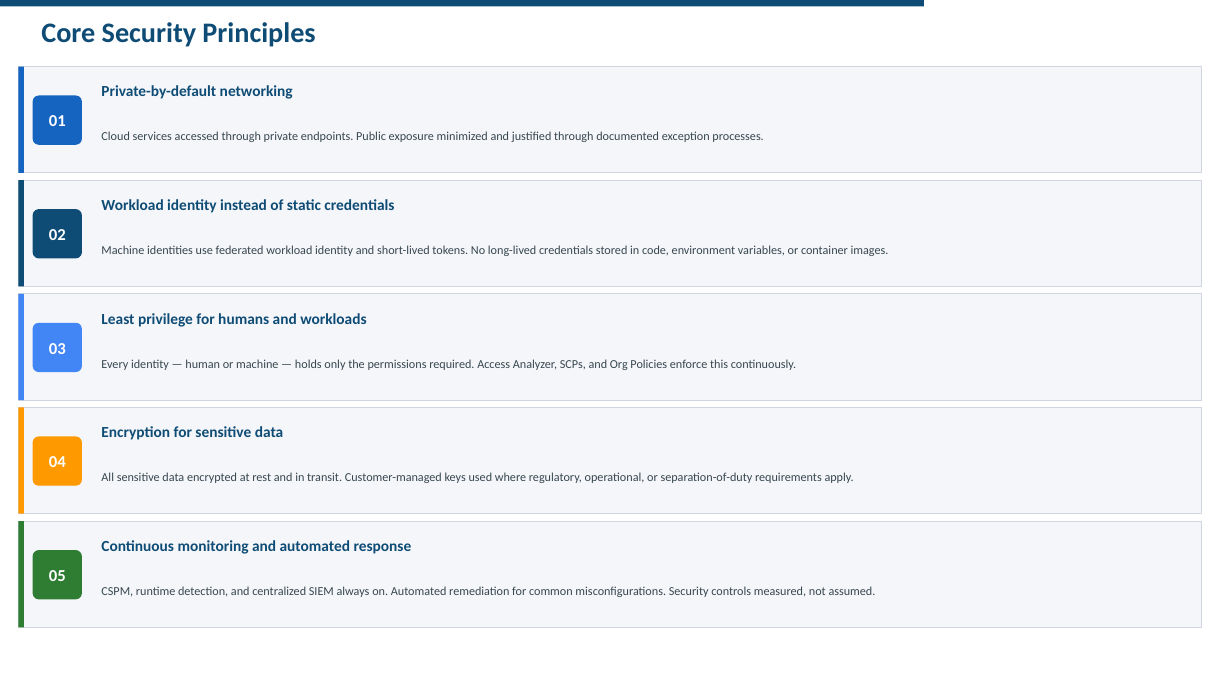
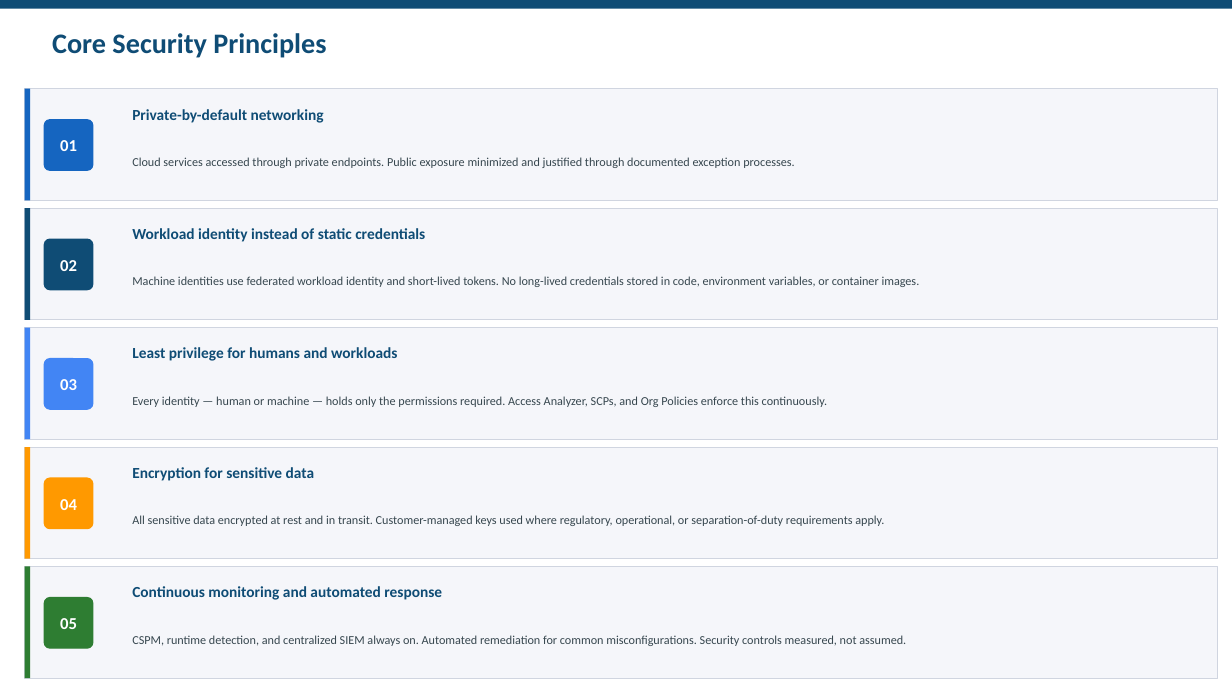
Before and after one commit to eransh10/Security-Architecture-Guidelines-Best-Practices, a slide deck: slide 5 of Cloud/cloud_security_architecture_deck.pptx. Drawn at 1232x693 pixels with LibreOffice and Linux fonts; fonts in the diff are those of the drawing. Boxes give left, top, right and bottom in pixels: in the first picture for what was removed or moved away, otherwise in the second. Text is boxed around its words. In the diff, an @@ line names an element or a change of style, - is before the commit and + after.

Commit message:
sync cloud deck: 45-slide expanded version (Advanced Security Domains)

```diff
--- a/Cloud/cloud_security_architecture_deck.pptx
+++ b/Cloud/cloud_security_architecture_deck.pptx
@@ rectangle: place and size @@
-rectangle at box(0, 0, 924, 6)
+rectangle at box(0, 0, 1232, 8)
@@ text "Core Security Principles": place and size @@
-text "Core Security Principles" at box(41, 22, 315, 47)
+text "Core Security Principles" at box(52, 33, 326, 58)
@@ rectangle: place and size @@
-rectangle at box(18, 67, 1202, 173)
+rectangle at box(25, 89, 1218, 201)
@@ rectangle: place and size @@
-rectangle at box(18, 67, 24, 173)
+rectangle at box(25, 89, 30, 201)
@@ text "Private-by-default networking": place and size @@
-text "Private-by-default networking" at box(101, 85, 293, 99)
+text "Private-by-default networking" at box(132, 109, 324, 123)
@@ text "01": place and size @@
-text "01" at box(49, 115, 66, 126)
+text "01" at box(60, 140, 77, 151)
@@ rounded rectangle: place and size @@
-rounded rectangle at box(33, 96, 81, 144)
+rounded rectangle at box(44, 120, 92, 171)
@@ text "Cloud services accessed through private ...": place and size @@
-text "Cloud services accessed through private ..." at box(101, 131, 763, 142)
+text "Cloud services accessed through private ..." at box(132, 157, 794, 168)
@@ rectangle: place and size @@
-rectangle at box(18, 180, 1202, 287)
+rectangle at box(25, 208, 1218, 320)
@@ rectangle: place and size @@
-rectangle at box(18, 180, 24, 287)
+rectangle at box(25, 208, 30, 320)
@@ text "02": place and size @@
-text "02" at box(49, 229, 66, 240)
+text "02" at box(60, 260, 77, 271)
@@ rounded rectangle: place and size @@
-rounded rectangle at box(33, 210, 81, 258)
+rounded rectangle at box(44, 239, 92, 290)
@@ text "Workload identity instead of static ...": place and size @@
-text "Workload identity instead of static ..." at box(101, 199, 394, 213)
+text "Workload identity instead of static ..." at box(132, 228, 425, 242)
@@ text "Machine identities use federated workload ...": place and size @@
-text "Machine identities use federated workload ..." at box(101, 245, 889, 256)
+text "Machine identities use federated workload ..." at box(132, 276, 920, 287)
@@ rectangle: place and size @@
-rectangle at box(18, 294, 1202, 400)
+rectangle at box(25, 328, 1218, 440)
@@ rectangle: place and size @@
-rectangle at box(18, 294, 24, 400)
+rectangle at box(25, 328, 30, 440)
@@ text "03": place and size @@
-text "03" at box(49, 343, 66, 354)
+text "03" at box(60, 379, 77, 390)
@@ rounded rectangle: place and size @@
-rounded rectangle at box(33, 323, 81, 372)
+rounded rectangle at box(44, 359, 92, 409)
@@ text "Least privilege for humans and ...": place and size @@
-text "Least privilege for humans and ..." at box(101, 313, 366, 327)
+text "Least privilege for humans and ..." at box(132, 347, 397, 361)
@@ text "Every identity — human or ...": place and size @@
-text "Every identity — human or ..." at box(101, 359, 796, 370)
+text "Every identity — human or ..." at box(132, 396, 827, 407)
@@ rectangle: place and size @@
-rectangle at box(18, 408, 1202, 514)
+rectangle at box(25, 447, 1218, 559)
@@ rectangle: place and size @@
-rectangle at box(18, 408, 24, 514)
+rectangle at box(25, 447, 30, 559)
@@ text "04": place and size @@
-text "04" at box(49, 456, 66, 467)
+text "04" at box(60, 499, 77, 510)
@@ rounded rectangle: place and size @@
-rounded rectangle at box(33, 437, 81, 485)
+rounded rectangle at box(44, 478, 92, 529)
@@ text "Encryption for sensitive data": place and size @@
-text "Encryption for sensitive data" at box(101, 426, 283, 440)
+text "Encryption for sensitive data" at box(132, 467, 314, 481)
@@ text "All sensitive data encrypted at ...": place and size @@
-text "All sensitive data encrypted at ..." at box(101, 472, 854, 483)
+text "All sensitive data encrypted at ..." at box(132, 515, 884, 526)
@@ rectangle: place and size @@
-rectangle at box(18, 521, 1202, 628)
+rectangle at box(25, 567, 1218, 678)
@@ rectangle: place and size @@
-rectangle at box(18, 521, 24, 628)
+rectangle at box(25, 567, 30, 678)
@@ text "05": place and size @@
-text "05" at box(49, 570, 66, 581)
+text "05" at box(60, 618, 77, 629)
@@ rounded rectangle: place and size @@
-rounded rectangle at box(33, 551, 81, 599)
+rounded rectangle at box(44, 598, 92, 649)
@@ text "Continuous monitoring and automated response": place and size @@
-text "Continuous monitoring and automated response" at box(101, 540, 412, 554)
+text "Continuous monitoring and automated response" at box(132, 586, 442, 600)
@@ text "CSPM, runtime detection, and centralized ...": place and size @@
-text "CSPM, runtime detection, and centralized ..." at box(101, 586, 876, 597)
+text "CSPM, runtime detection, and centralized ..." at box(132, 635, 906, 646)
```
Also in this commit, not shown: 44 other slides changed.
